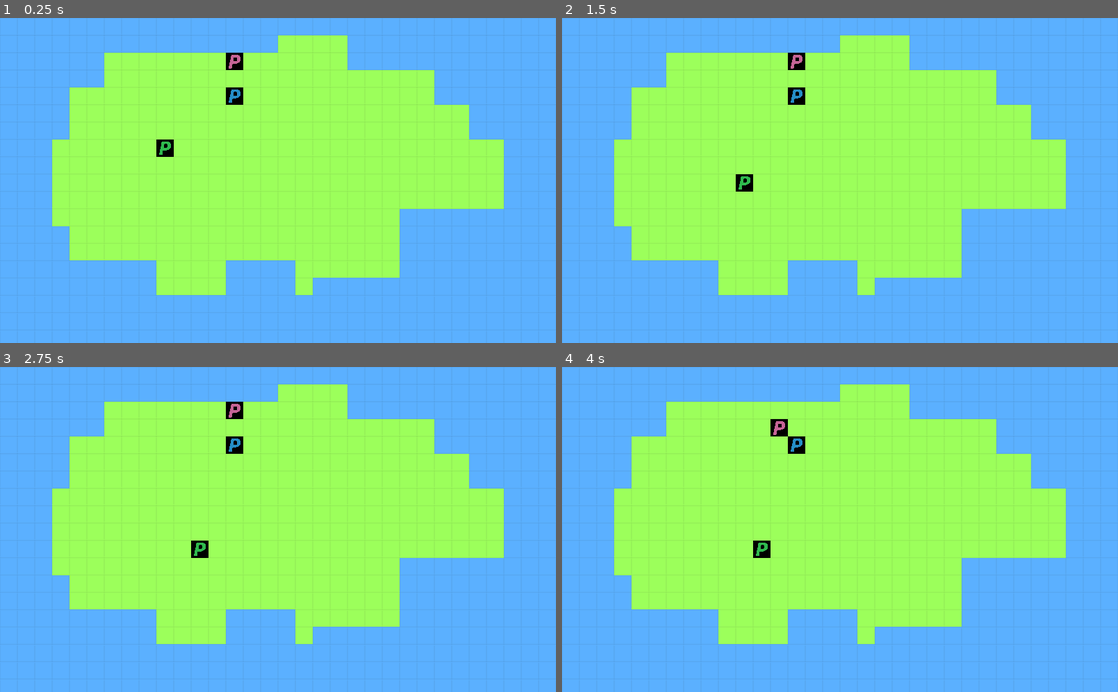
Above: before the commit, frames 1-4 (two rows, left to right).
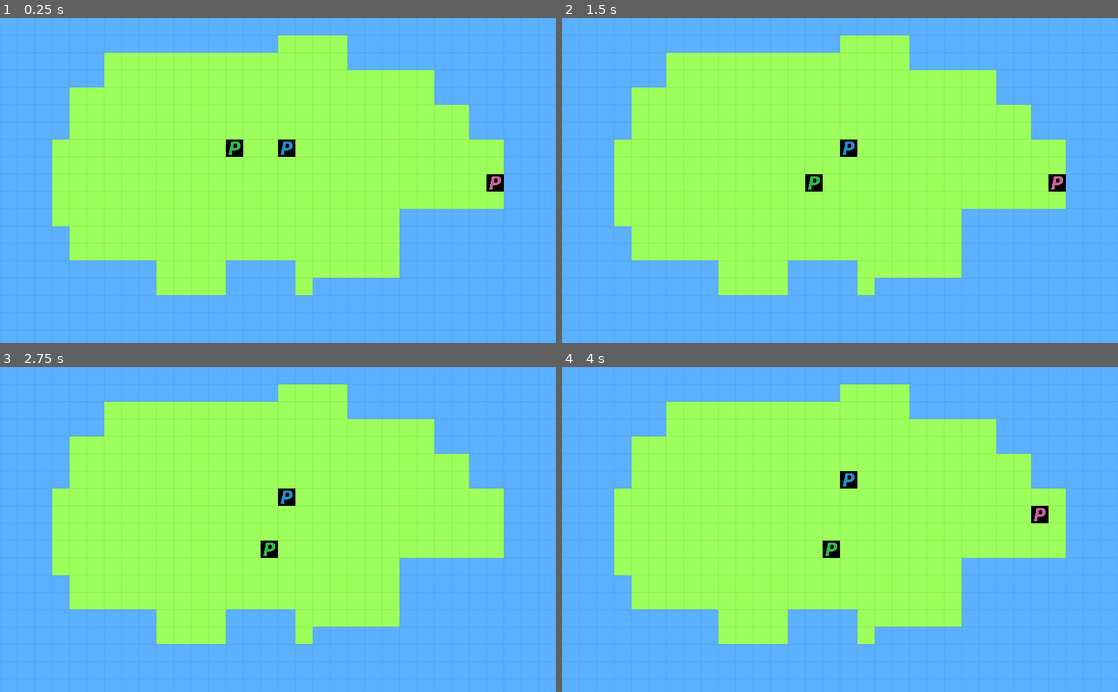
Above: after the commit, the same moments.

Repository: realkotob/Civilization-1-Godot-Prototype
Game: Godot game, scene res://Stages/World.tscn
Two runs of this game, one before a commit and one after it. Both use one fixed random seed, a clock stepped at 60 frames per second and the inputs below.
Inputs:
- Up to frame 1 (0.25 s): no input
- Up to frame 2 (1.5 s): hold Keypad 3 (down-right) 0.53-1.28 s; tap Keypad 8 (top) at 0.6, 1.35 s; hold Keypad 2 (down) from 1.28 s (still down)
- Up to frame 3 (2.75 s): release Keypad 2 (down) at 2.03 s; hold Keypad 3 (down-right) from 2.03 s (still down); tap Keypad 8 (top) at 2.1 s
- Up to frame 4 (4 s): tap Keypad 8 (top) at 2.85, 3.6 s; release Keypad 3 (down-right) at 3.53 s; hold Keypad 1 (down-left) from 3.53 s (still down)

The runs differ from the first frame. In frame 1, 1.0% of the frame differs, in the area x 28-91%, y 10-54%; in frame 2, 1.0%; in frame 3, 0.8%; in frame 4, 1.0%.

Commit message:
Minor changes

Diff:
--- a/Scripts/Player.gd
+++ b/Scripts/Player.gd
@@ -40,11 +40,9 @@
 	state_loop()
 
 func state_loop():
-	if state == unit_state.PLAYING && movement == Vector2.ZERO:
-		change_state(unit_state.PLAYING)
-	if state == unit_state.PLAYING && movement != Vector2():
+	if state == unit_state.PLAYING && movement != Vector2.ZERO:
 		change_state(unit_state.MOVING)
-	if state == unit_state.MOVING && movement == Vector2():
+	if state in [unit_state.PLAYING, unit_state.MOVING] && movement == Vector2.ZERO:
 		change_state(unit_state.PLAYING)
 	if state == unit_state.MOVING && movements_left == 0:
 		change_state(unit_state.STOPPED)
--- a/Scripts/World.gd
+++ b/Scripts/World.gd
@@ -1,6 +1,6 @@
 extends Node
 
-var unit: PackedScene = preload("res://Scenes/Player.tscn")
+var unit: PackedScene = preload("res://Scenes/Unit.tscn")
 
 # Number of civilization in the game
 export (int) var civ_num: int
@@ -25,15 +25,17 @@
 }
 
 func _ready() -> void:
+	# Checking if there's enough civilization colors, if not : reduce the number to civilization.size()
 	if civ_num > len(civilizations.keys()):
 		civ_num = len(civilizations.keys())
 	randomize()
 	init_civilizations(civ_num)
-	init_units()
 	start_turn()
 
 # For each civilization, initialize their nodes
 # Civ01 / Cities / Units in which every building and units are going to be added
+# Initialize each civilization with a single unit (settler) for it to build a city.
+# Place the units randomly on the map, at correct coordinates so its in the center of a tile.
 func init_civilizations(number_of_civs: int) -> void:
 	var possible_civs: Array = civilizations.keys()
 	for i in number_of_civs:
@@ -53,9 +55,6 @@
 		civ_units.add_to_group("units")
 		civ_node.add_child(civ_units)
 
-# Initialize each civilization with a single unit (settler) for it to build a city.
-# Place the units randomly on the map, at correct coordinates so its in the center of a tile.
-func init_units() -> void:
 	for civ in civs:
 		var new_unit: Node = unit.instance()
 		var ground_cells: Array = ($Map as TileMap).get_used_cells_by_id(GROUND)
@@ -67,15 +66,12 @@
 func start_turn() -> void:
 	index = 0
 	current_civ = civs[index]
-	# Passer toutes les unités du jeu en "waiting"
 	for node in get_tree().get_nodes_in_group("units"):
 		for unit in node.get_children():
 			unit.state = unit.unit_state.WAITING
-
 	get_next_unit(current_civ)
 
 func get_next_unit(civ: Node) -> void:
-	print(civ.name)
 	for unit in current_civ.get_node("Units").get_children():
 		if unit.state == unit.unit_state.WAITING:
 			unit.state = unit.unit_state.PLAYING
@@ -85,5 +81,4 @@
 		current_civ = civs[index]
 		get_next_unit(current_civ)
 	else:
-		print("Toutes les civilisations ont jouées ! Le jeu est déjà terminé!")
-		return
+		start_turn()
Renamed: Scenes/Player.tscn -> Scenes/Unit.tscn
